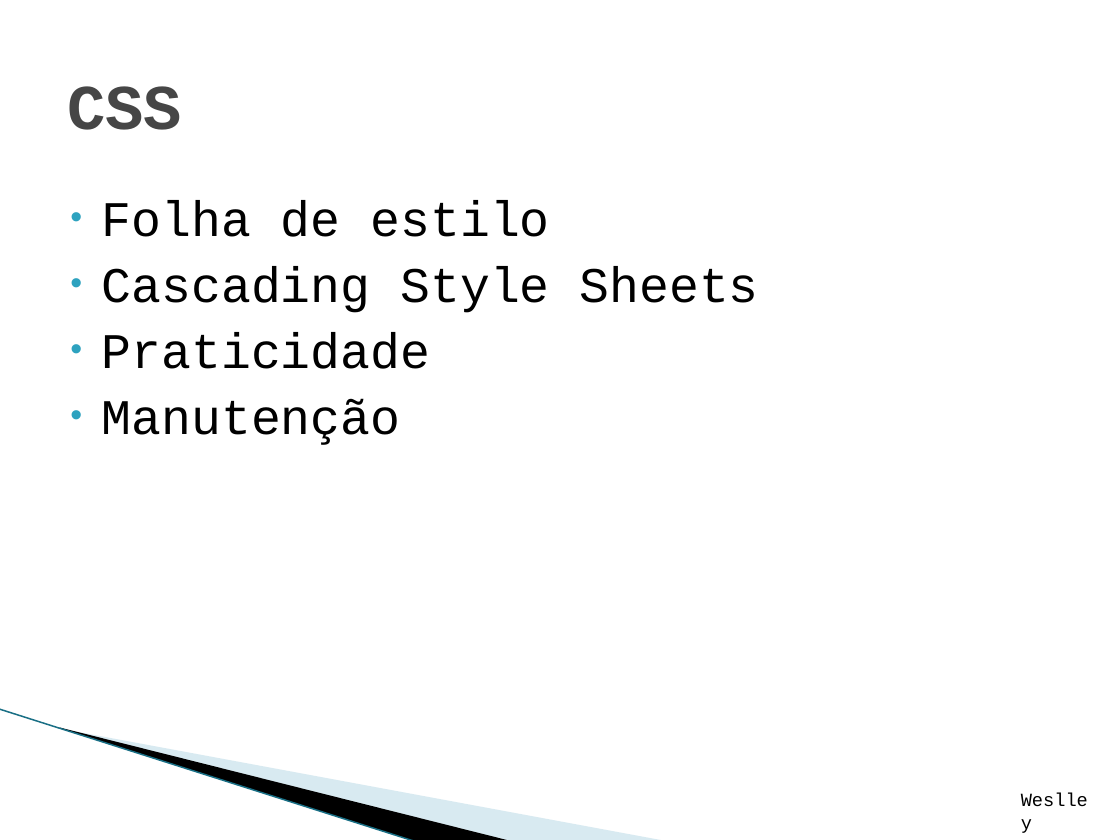
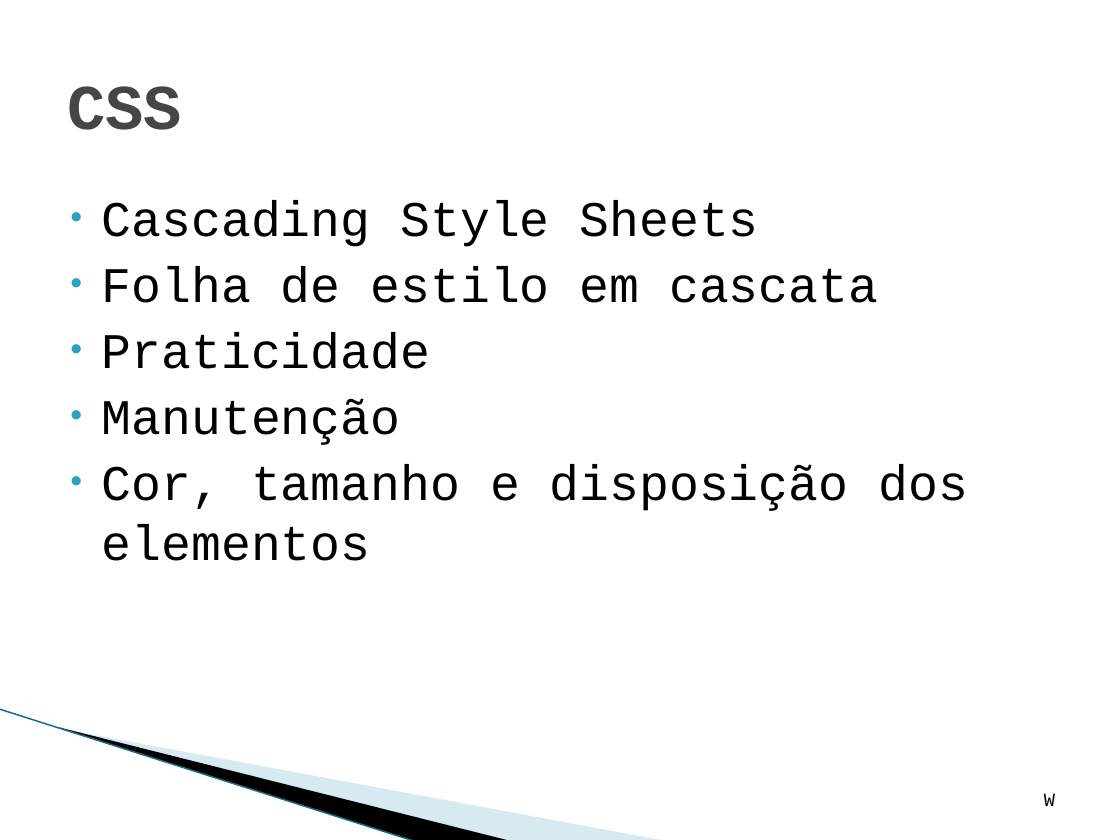
Before and after one commit to WeslleySanto/UNIP-CC, a slide deck: slide 8 of TCC/apresentação-tcc.pptx. Drawn at 1120x840 pixels with LibreOffice and Linux fonts; fonts in the diff are those of the drawing; background and template pictures are left out. Boxes give left, top, right and bottom in pixels: in the first picture for what was removed or moved away, otherwise in the second. Text is boxed around its words. In the diff, an @@ line names an element or a change of style, - is before the commit and + after.

```diff
--- a/TCC/apresentação-tcc.pptx
+++ b/TCC/apresentação-tcc.pptx
@@ text at (102,200,550,237): paragraph removed @@
-• Folha de estilo
@@ text at (102,266,878,303): paragraph added @@
+• Folha de estilo em cascata
@@ text at (102,464,968,561): paragraph added @@
+• Cor, tamanho e disposição dos elementos
@@ text at (1044,793,1055,806): text changed @@
-Weslley
+W
```
Also in this commit, not shown: 21 other slides changed, 1 slide added.
